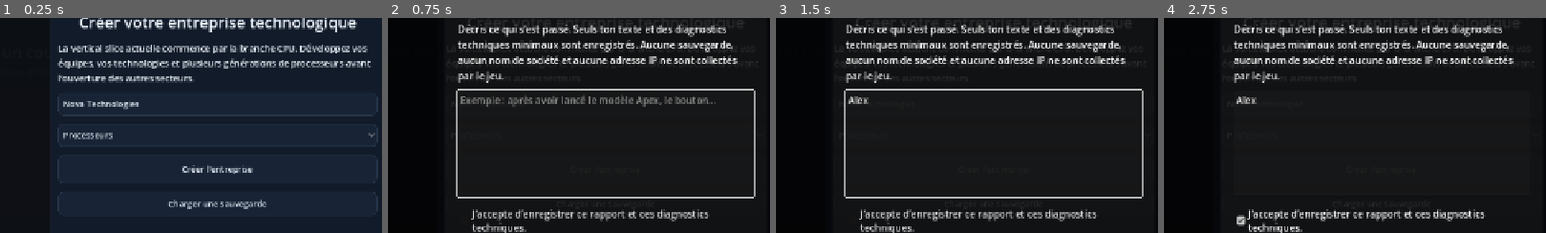
Above: before the commit, frames 1-4 (left to right).
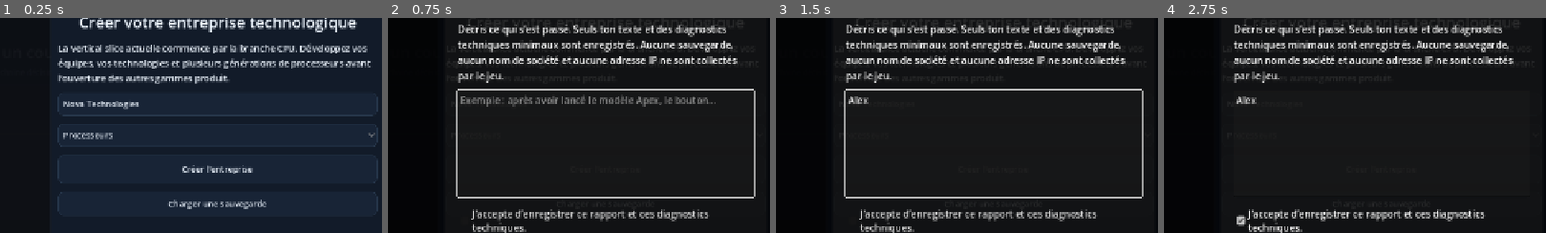
Above: after the commit, the same moments.

Repository: vadorus/addonhardwaregame2d
Game: Godot game, scene res://main.tscn
Same seed, same stepped clock (60 frames per second), same inputs: the game is played once before the commit and once after it.
Inputs (mouse positions are % of the whole screen's width and height, from its top left):
- Up to frame 1 (0.25 s): no input
- Up to frame 2 (0.75 s): click "Signaler un bug" at 0.5 s
- Up to frame 3 (1.5 s): click (50, 53) at 1.27 s; type "Alex" at 1.35 s
- Up to frame 4 (2.75 s): click "J’accepte d’enregistrer ce ra…" at 2 s
The pictures show only the part of the screen within x 22-72%, y 24-74%; the shares and areas given below are measured in that part.

The runs differ from the first frame. In frame 1, 0.4% of the frame differs, in the area x 40-60%, y 25-31%; in frame 2, less than 0.1%; in frame 3, less than 0.1%; in frame 4, less than 0.1%.

Commit message:
refactor: use gamme and pole terminology in UI

Diff:
--- a/main.gd
+++ b/main.gd
@@ -421,9 +421,9 @@
 	dashboard_sector_grid.add_theme_constant_override("v_separation", 10)
 	box.add_child(dashboard_sector_grid)
 	var sector_preview_script: Script = load("res://ui/DepartmentScenePreview.gd")
-	for sector_id_value in DepartmentProgression.SECTOR_ORDER:
+	for sector_id_value in DepartmentProgression.get_pole_ids():
 		var sector_id := str(sector_id_value)
-		var state := DepartmentProgression.get_sector_state(sector_id)
+		var state := DepartmentProgression.get_pole_state(sector_id)
 		var sector_card := _card(APP_PANEL, 11, 10)
 		sector_card.size_flags_horizontal = Control.SIZE_EXPAND_FILL
 		dashboard_sector_grid.add_child(sector_card)
@@ -664,7 +664,7 @@
 	box.add_child(_section("Groupe / filiales"))
 	var sgrid := GridContainer.new(); sgrid.columns=2; box.add_child(sgrid)
 	sgrid.add_child(_label("Nom",14)); subsidiary_name=LineEdit.new(); subsidiary_name.placeholder_text="Nova Cloud"; sgrid.add_child(subsidiary_name)
-	sgrid.add_child(_label("Secteur",14)); subsidiary_sector=OptionButton.new(); _fill_sector_options(subsidiary_sector); sgrid.add_child(subsidiary_sector)
+	sgrid.add_child(_label("Gamme produit",14)); subsidiary_sector=OptionButton.new(); _fill_product_family_options(subsidiary_sector); sgrid.add_child(subsidiary_sector)
 	sgrid.add_child(_label("Capital",14)); subsidiary_capital=_spin(50000,5000000,10000,100000); sgrid.add_child(subsidiary_capital)
 	var sub_btn:=Button.new(); sub_btn.text="Créer une filiale"; sub_btn.pressed.connect(_create_subsidiary); box.add_child(sub_btn)
 
@@ -1182,7 +1182,7 @@
 	box.add_child(media_card_grid)
 
 func _create_evolution_tab():
-	var scroll := _tab_scroll("Évolution des secteurs")
+	var scroll := _tab_scroll("Évolution des pôles")
 	var box: VBoxContainer = scroll.get_child(0)
 	var panel_script: Script = load("res://ui/DepartmentEvolutionPanel.gd")
 	evolution_panel = panel_script.new() as Control
@@ -1198,9 +1198,9 @@
 	var panel:=PanelContainer.new(); panel.custom_minimum_size=Vector2(560,420); center.add_child(panel)
 	var box:=VBoxContainer.new(); box.add_theme_constant_override("separation",14); panel.add_child(box)
 	var title:=_label("Créer votre entreprise technologique",26); title.horizontal_alignment=HORIZONTAL_ALIGNMENT_CENTER; box.add_child(title)
-	var desc:=_label("La vertical slice actuelle commence par la branche CPU. Développez vos équipes, vos technologies et plusieurs générations de processeurs avant l’ouverture des autres secteurs.",15); desc.autowrap_mode=TextServer.AUTOWRAP_WORD_SMART; box.add_child(desc)
+	var desc:=_label("La vertical slice actuelle commence par la branche CPU. Développez vos équipes, vos technologies et plusieurs générations de processeurs avant l’ouverture des autres gammes produit.",15); desc.autowrap_mode=TextServer.AUTOWRAP_WORD_SMART; box.add_child(desc)
 	setup_name=LineEdit.new(); setup_name.placeholder_text="Nom de l'entreprise"; setup_name.text="Nova Technologies"; box.add_child(setup_name)
-	setup_sector=OptionButton.new(); _fill_sector_options(setup_sector); box.add_child(setup_sector)
+	setup_sector=OptionButton.new(); _fill_product_family_options(setup_sector); box.add_child(setup_sector)
 	var start:=Button.new(); start.text="Créer l'entreprise"; start.custom_minimum_size.y=48; start.pressed.connect(_start_new_game); box.add_child(start)
 	var load:=Button.new(); load.text="Charger une sauvegarde"; load.pressed.connect(_load_game); box.add_child(load)
 
@@ -1423,7 +1423,7 @@
 		["▣", "Produits", "Prix, capacité et lancement", 4],
 		["↗", "Marché", "Ventes et concurrence", 5],
 		["▤", "Presse", "Actualités et réputation", 6],
-		["◆", "Évolution", "Voir grandir chaque secteur", 7]
+		["◆", "Évolution", "Voir grandir chaque pôle", 7]
 	]
 	for entry in entries:
 		var button := Button.new()
@@ -1602,11 +1602,11 @@
 func _refresh_dashboard_sectors():
 	if dashboard_sector_cards.is_empty():
 		return
-	for sector_id_value in DepartmentProgression.SECTOR_ORDER:
+	for sector_id_value in DepartmentProgression.get_pole_ids():
 		var sector_id := str(sector_id_value)
 		if not dashboard_sector_cards.has(sector_id):
 			continue
-		var state := DepartmentProgression.get_sector_state(sector_id)
+		var state := DepartmentProgression.get_pole_state(sector_id)
 		var refs: Dictionary = dashboard_sector_cards[sector_id]
 		var stage := int(state.get("stage", 0))
 		var stage_label: Label = refs.get("stage")
@@ -1709,17 +1709,18 @@
 func _fill_simple(option: OptionButton, items: Dictionary):
 	option.clear(); for key in items.keys(): option.add_item(str(items[key])); option.set_item_metadata(option.item_count-1,str(key))
 
-func _fill_sector_options(option: OptionButton):
+func _fill_product_family_options(option: OptionButton):
 	option.clear()
-	for key in GameData.get_sector_keys():
-		var sector_key := str(key)
-		var active := GameData.is_sector_active(sector_key)
-		var item_label := str(GameData.SECTORS[key].label)
+	for key in GameData.get_product_family_keys():
+		var family_key := str(key)
+		var active := GameData.is_product_family_active(family_key)
+		var family_data := GameData.get_product_family(family_key)
+		var item_label := str(family_data.get("label", family_key))
 		if not active:
 			item_label += " — à venir"
 		option.add_item(item_label)
 		var item_index := option.item_count - 1
-		option.set_item_metadata(item_index, sector_key)
+		option.set_item_metadata(item_index, family_key)
 		option.set_item_disabled(item_index, not active)
 
 func _fill_segment_options(option: OptionButton):
